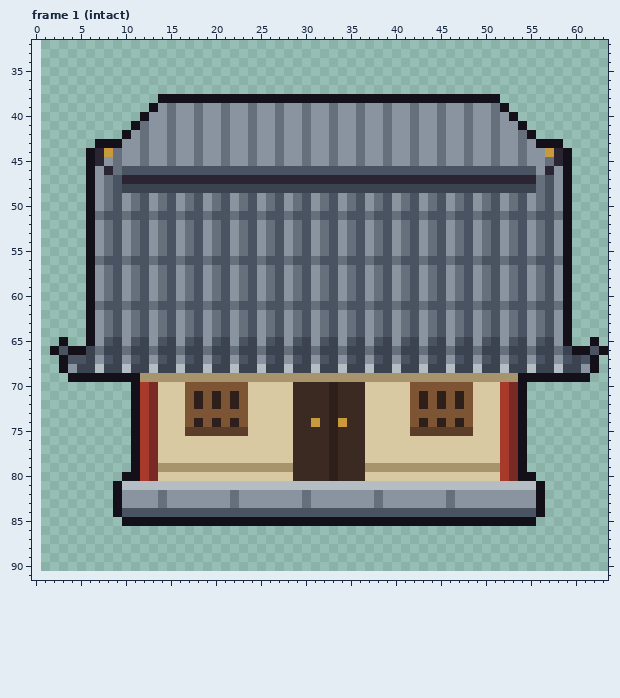
Edited in one commit: pixel-art file (art/structures/house.aseprite). The first picture shows the starting point.
64x60 pixels, 4 frames. Shown: frame 1 (intact): x 0..63, y 32..91. The old version is drawn lined up with the new one, on the new canvas. The commit also changed other frames, which this record leaves out.
And afterwards:
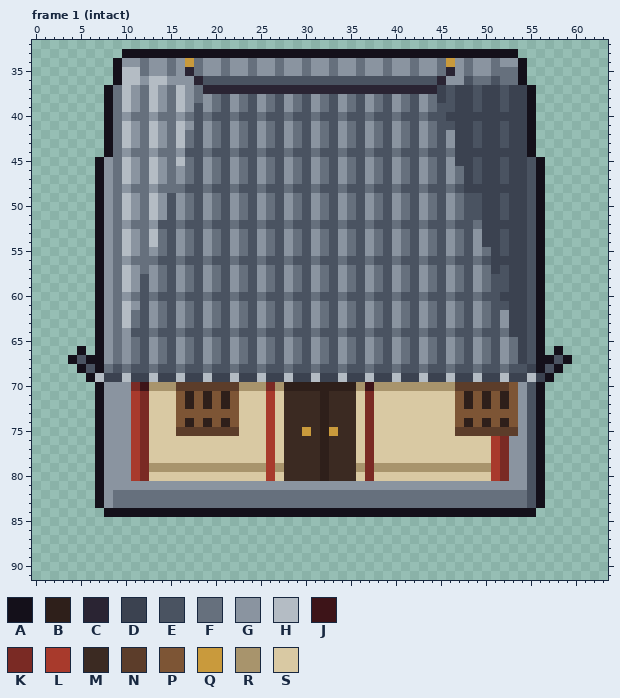
Palette (. is transparent): A #14101a  B #2e1f1a  C #2a2433  D #3b4250  E #4a5361  F #66707d  G #8a94a0  H #b4bcc4  J #3d1418  K #7a2a24  L #a83a2c  M #3b2a22  N #5c3d2a  P #7d5535  Q #c99a3c  R #a8946c  S #d9c9a3
Diff:
canvas 64x60 -> 64x92, the old top-left corner now at 1,31 (the part of the old canvas that was cut away was empty and is not shown)
Changed rows in their new state; - is an unchanged pixel.
Frame 1 (intact):
first column x 2:
33 --------AAAAAAAAAAAAAAAAAAAAAAAAAAAAAAAAAAAAAAAAAAAA----------
34 -------AGGFGGFGQFGGFGGFGGFGGFGGFGGFGGFGGFGGFQGFGGFGGA---------
35 -------AHHFGGFGCFGGFGGFGGFGGFGGFGGFGGFGGFGGFCGFGGFFFA---------
36 -------AHHGHHGGGCEEEEEEEEEEEEEEEEEEEEEEEEEECGGEFFEFFA---------
37 ------AFHGFHGFHGFCCCCCCCCCCCCCCCCCCCCCCCCCCDEDDEDDEDDA--------
38 ------AFHGFHGFHGFGFEGFEGFEGFEGFEGFEGFEGFEGFDEDDEDDEDDA--------
39 ------AFHGFH--H-E-FE-FE-FE-FE-FE-FE-FE-FE-FEEDDEDDEDDA--------
40 ------AFGFF-F--FEFEEFEEFEEFEEFEEFEEFEEFEEFEEDDDDDDDDDA--------
41 ------AFHG-H--H-E-FE-FE-FE-FE-FE-FE-FE-FE-FEEDDEDDEDDA--------
42 ------AFH--H--HFE-FE-FE-FE-FE-FE-FE-FE-FE-FE-DDEDDEDD---------
43 -----.-FH--H--HFE-FE-FE-FE-FE-FE-FE-FE-FE-FE-DDEDDEDDA...-----
44 ----..A--F--F--EEFEEFEEFEEFEEFEEFEEFEEFEEFEEFDDDDDDDDA....----
45 ----.A--H--H--HFE-FE-FE-FE-FE-FE-FE-FE-FE-FE-DDEDDEDDEA...----
46 ----.AG-HGFHGFGF-GF-GF-GF-GF-GF-GF-GF-GF-GF-GFD-DD-DD-A...----
47 ----.AGFHGFHGFGFEGFEGFEGFEGFEGFEGFEGFEGFEGFEGFDEDDEDDEA...----
48 ----.AGFGFFGFFFEEFEEFEEFEEFEEFEEFEEFEEFEEFEEFE-------EA...----
49 ----.AGFHGFHG----------------------------------EDDEDDEA...----
50 ----.AGFHGFHG----------------------------------EDDEDDEA...----
51 ----.AGFHGFHG-GF-GF-GF-GF-GF-GF-GF-GF-GF-GF-GF-EDDEDDEA...----
52 ----.AGF--F-E-FE-FE-FE-FE-FE-FE-FE-FE-FE-FE-FE-FDDDDDEA...----
53 ----.AGFHGFH------------------------------------DDEDDEA...----
54 ----.AGFHGFH------------------------------------DDEDDEA...----
55 ----.AGFHGF--------------------------------------DEDDEA...----
56 ----.AGFGFF--------------------------------------DDDDEA...----
57 ----.AGFHGF--------------------------------------DEDDEA...----
58 ----.AGFHG----------------------------------------EDDEA...----
59 ----.AGFHG----------------------------------------EDDEA...----
60 ----.AGF---FE-FE-FE-FE-FE-FE-FE-FE-FE-FE-FE-FE-FE-DDDEA...----
61 ----.AGFHG-GF-GF-GF-GF-GF-GF-GF-GF-GF-GF-GF-GF-GF-EDDEA...----
62 ----.AGFH------------------------------------------DDEA...----
63 ----.AGFH------------------------------------------DDEA...----
64 ----.AGF-E-FE-FE-FE-FE-FE-FE-FE-FE-FE-FE-FE-FE-FE-FDDEA...----
65 -.--.AGF-FE-FE-FE-FE-FE-FE-FE-FE-FE-FE-FE-FE-FE-FE-F-EA...--.-
66 ...-.AGFGFEGFEGFEGFEGFEGFEGFEGFEGFEGFEGFEGFEGFEGFEGF-EA.A.....
67 -.A-AAGF-FE-FE-FE-FE-FE-FE-FE-FE-FE-FE-FE-FE-FE-FE-F-EAAEA...-
68 -..AEAFEFEEFEEFEEFEEFEEFEEFEEFEEFEEFEEFEEFEEFEEFEEFEEDAEA....-
69 --..-HDDHDDHDDHDDHDDHDDHDDHDDHDDHDDHDDHDDHDDHDDHDDHDDHD-....--
70 -----AGGGKJRRRNNNNNNNRRRKRBBBBB-BBRJRRRRRRRRRNNNNNNPGEA-------
71 -----AGGGLKS--PBPBPBPS--L-M---BM--SK----SSSSSPBPBPBPGEA-------
72 -----AGGGLKS--PBPBPBPS--L-M---BM--SK----SSSSSPBPBPBPGEA-------
73 -----AGGGLKS--P------S--L-M---BM--SK----SSSSS--PPPPPGEA-------
74 -----AGGGLKS--PBPBPBPS--L-M--MBMM-SK----SSSSSPBPBPBPGEA-------
75 -----AGGGLKS--N------S--L-M-Q-BQ--SK----SSSSS--NNNNNGEA-------
76 -----AGGGLKS------------L-M---BM--SK-------------LKGGEA-------
77 -----AGGGLKS------------L-M---BM--SK-------------LKGGEA-------
78 -----AGGGLKS------------L-M---BM--SK-------------LKGGEA-------
79 -----AGGGLKR------------L-M---BM--RK-------------LKGGEA-------
80 -----AGGGLKS------------L-M---BM--SK-------------LKGGEA-------
81 -----AGGGGGGGGGGGGGGGGGGGGGGGGGGGGGGGGGGGGGGGGGGGGGGGE--------
82 -----AGFFFFF-FFFFFFF-FFFFFFF-FFFFFFF-FFFFFFF-FFFFFFFFE--------
83 -----AGFFFFF-FFFFFFF-FFFFFFF-FFFFFFF-FFFFFFF-FFFFFFFFE--------
84 ------A-AAAAAAAAAAAAAAAAAAAAAAAAAAAAAAAAAAAAAAAAAAAAAA.-------
85 --------..............................................--------
